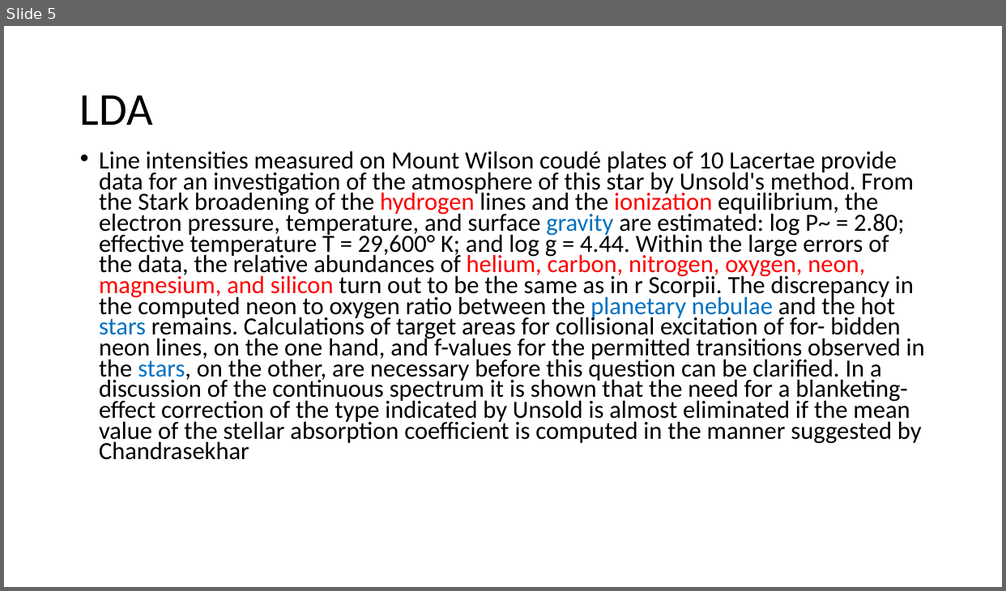
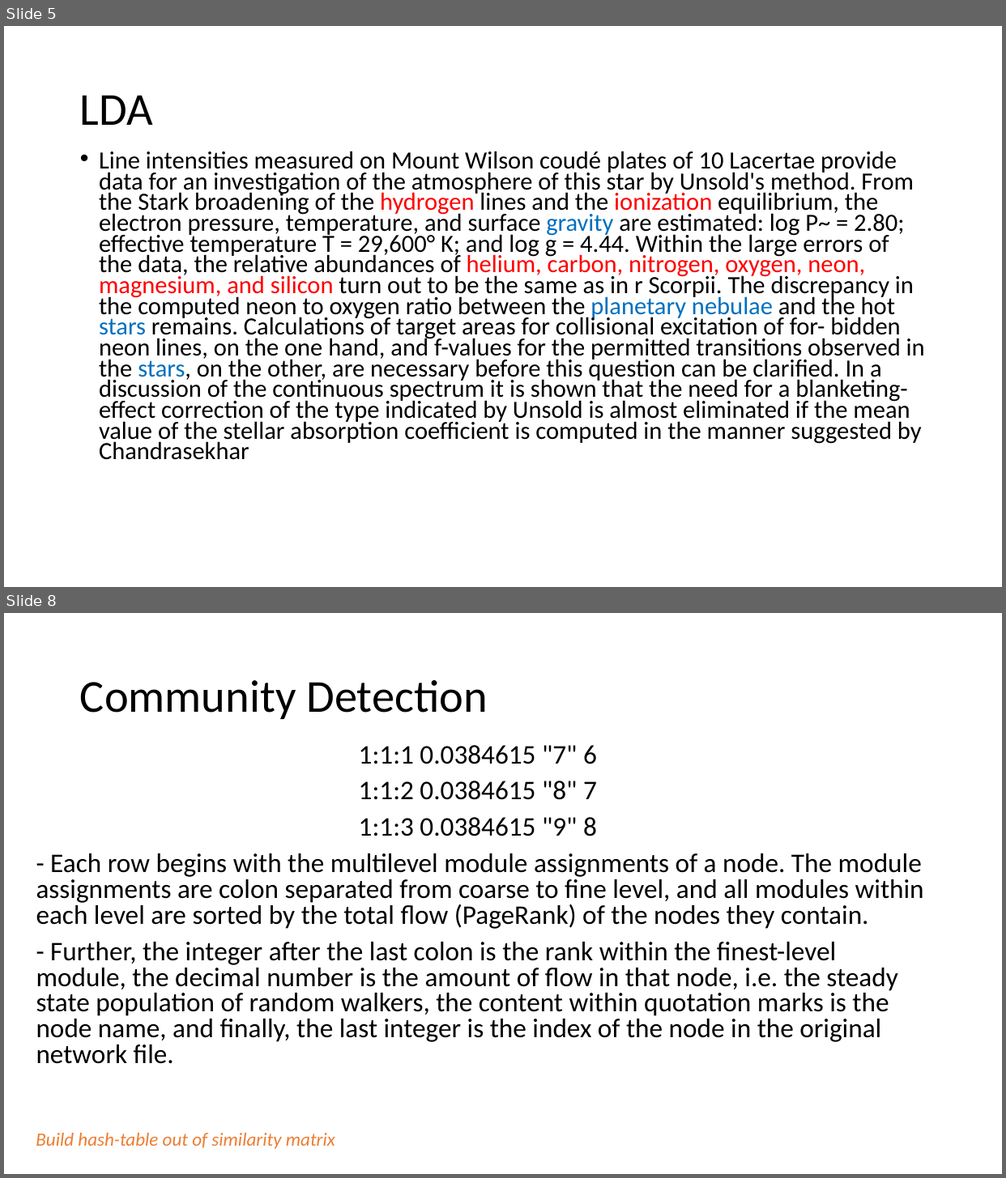
Before and after one commit to rtarun/ads-topic-modeling, a slide deck: ads_lda_presentation.pptx. Shown one above the other, each under a label of ours: slide 5 before the commit, slides 5 and 8 after it; the slides between them are not shown. The pictures are 1006x591 and 1006x1178 pixels, drawn with LibreOffice and Linux fonts; fonts in the diff are those of the drawing. Boxes give left, top, right and bottom in pixels: in the first picture for what was removed or moved away, otherwise in the second. Text is boxed around its words. In the diff, an @@ line names an element or a change of style, - is before the commit and + after.

Commit message:
added Community Detection slide

```diff
--- a/ads_lda_presentation.pptx
+++ b/ads_lda_presentation.pptx
@@ slide 8 added at (4, 613, 1002, 1174), background #FFFFFF @@
@@ title added at (80, 680, 488, 719), 44 pt, text #000000 @@
+Community Detection
@@ text added at (36, 745, 924, 1064), 25.9 pt, text #000000 @@
+1:1:1 0.0384615 "7" 6
+1:1:2 0.0384615 "8" 7
+1:1:3 0.0384615 "9" 8
+- Each row begins with the multilevel module assignments of a node. The module assignments are colon separated from coarse to fine level, and all modules within each level are sorted by the total flow (PageRank) of the nodes they contain.
+- Further, the integer after the last colon is the rank within the finest-level module, the decimal number is the amount of flow in that node, i.e. the steady state population of random walkers, the content within quotation marks is the node name, and finally, the last integer is the index of the node in the original network file.
@@ text added at (36, 1133, 335, 1149), 18 pt, text #ED7D31, italic @@
+Build hash-table out of similarity matrix
```
Also in this commit, not shown: 4 slides changed.
